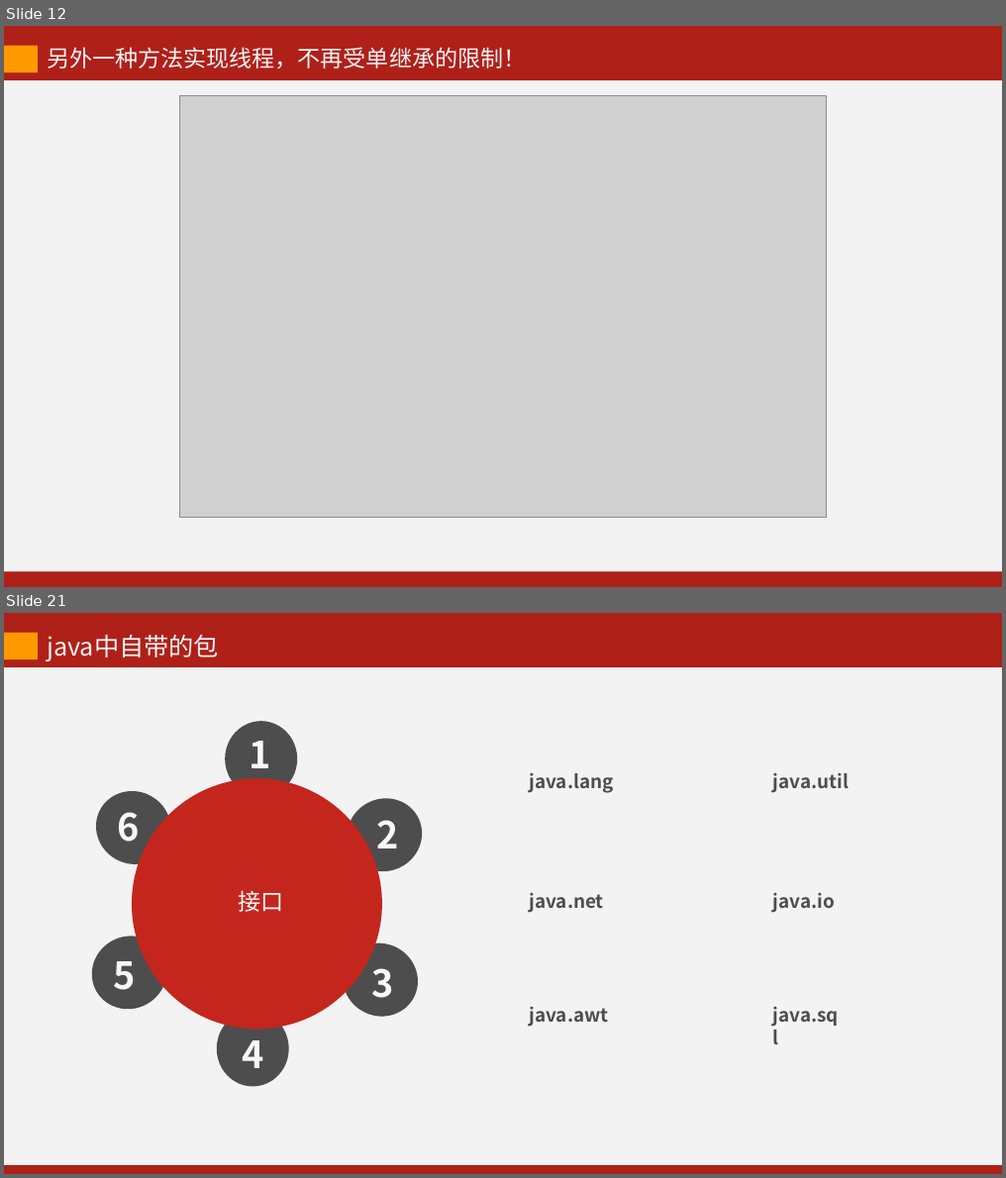
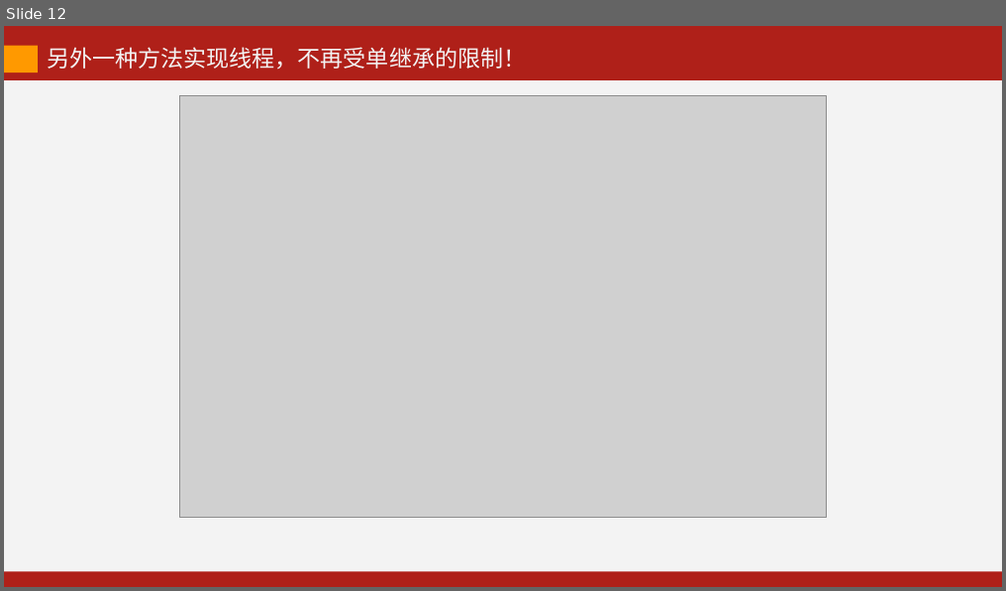
Before and after one commit to kevinjoyce/JavaCourseWare, a slide deck: PPT/每次课PPT/05 线程-1.pptx. Shown one above the other, each under a label of ours: slides 12 and 21 before the commit, slide 12 after it; the slides between them are not shown. The pictures are 1006x1178 and 1006x591 pixels, drawn with LibreOffice and Linux fonts; fonts in the diff are those of the drawing; grey boxes stand for pictures. Boxes give left, top, right and bottom in pixels: in the first picture for what was removed or moved away, otherwise in the second. Text is boxed around its words. In the diff, an @@ line names an element or a change of style, - is before the commit and + after.

```diff
--- a/PPT/每次课PPT/05 线程-1.pptx
+++ b/PPT/每次课PPT/05 线程-1.pptx
@@ slide 21 removed at (4, 613, 1002, 1174), background #AF2019 @@
@@ rectangle removed at (4, 633, 38, 660) @@
@@ text removed at (47, 635, 219, 662) @@
-java中自带的包
@@ rectangle removed at (4, 667, 25, 1165) @@
@@ rectangle removed at (4, 667, 1002, 1165) @@
@@ ellipse removed at (225, 721, 297, 796) @@
@@ rectangle removed at (242, 728, 280, 781) @@
-1
@@ freeform shape removed at (91, 786, 176, 869) @@
@@ ellipse removed at (132, 778, 382, 1029) @@
@@ text removed at (529, 773, 613, 793) @@
-java.lang
@@ text removed at (773, 773, 848, 792) @@
-java.util
@@ text removed at (117, 812, 139, 842) @@
-6
@@ freeform shape removed at (342, 793, 427, 876) @@
@@ text removed at (376, 820, 398, 849) @@
-2
@@ text removed at (238, 890, 283, 912) @@
-接口
@@ text removed at (529, 893, 603, 913) @@
-java.net
@@ text removed at (773, 893, 835, 912) @@
-java.io
@@ freeform shape removed at (86, 931, 171, 1014) @@
@@ freeform shape removed at (338, 938, 423, 1022) @@
@@ text removed at (113, 961, 135, 990) @@
-5
@@ text removed at (371, 968, 393, 998) @@
-3
@@ ellipse removed at (217, 1011, 289, 1086) @@
@@ rectangle removed at (235, 1028, 273, 1080) @@
-4
@@ text removed at (529, 1007, 608, 1027) @@
-java.awt
@@ text removed at (773, 1007, 839, 1026) @@
-java.sql
```
Also in this commit, not shown: 17 slides added, 13 other slides removed, 23 other files.
